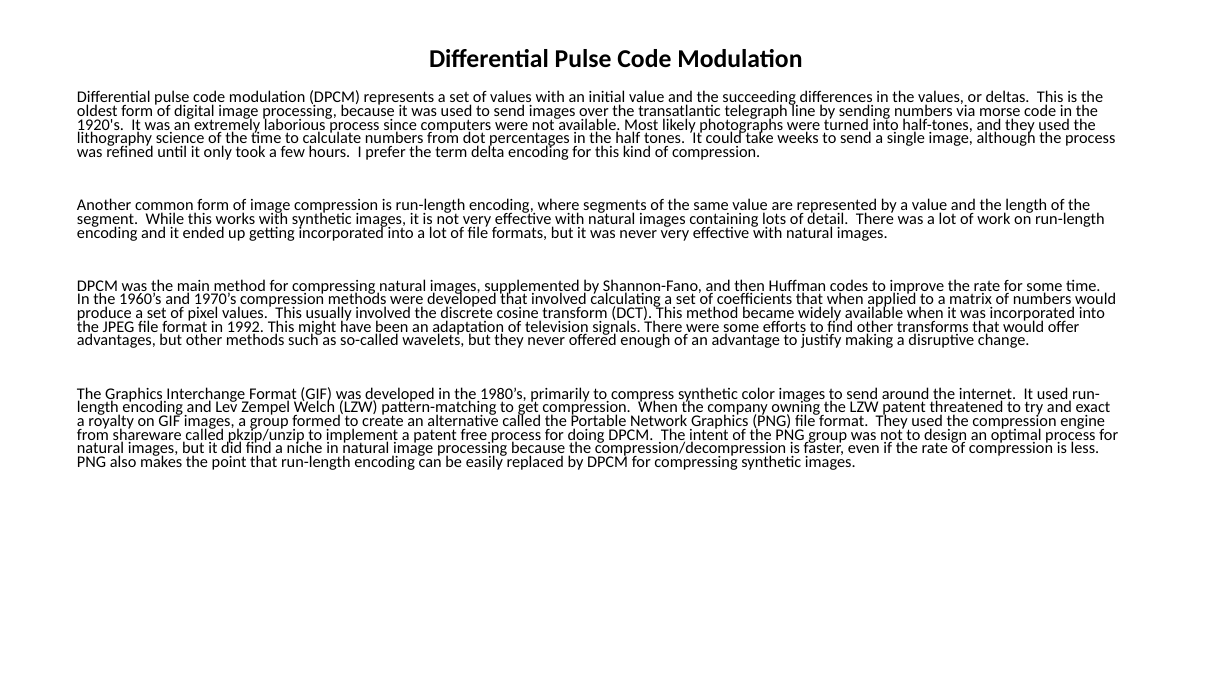
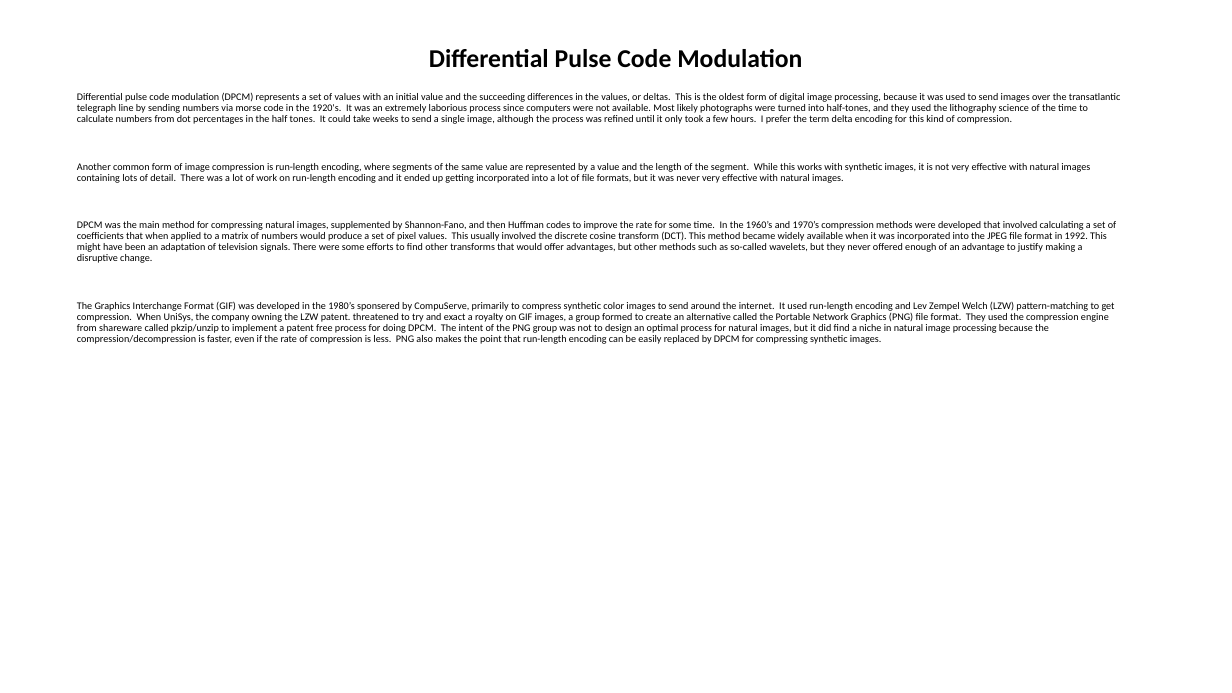
Before and after one commit to bcrow99/DeltaEncoder, a slide deck: slide 1 of Delta.pptx. Drawn at 1232x693 pixels with LibreOffice and Linux fonts; fonts in the diff are those of the drawing. Boxes give left, top, right and bottom in pixels: in the first picture for what was removed or moved away, otherwise in the second. Text is boxed around its words. In the diff, an @@ line names an element or a change of style, - is before the commit and + after.

Commit message:
added a detail

```diff
--- a/Delta.pptx
+++ b/Delta.pptx
@@ text at bbox=[77, 92, 1121, 263]: size 12.7 to 7.9 pt in "Differential pulse code modulation (DPCM) represents a ...", "Another common form of image compression is ...", "DPCM was the main method for compressing ..."; line spacing 0.7 to 0.9 @@
@@ text at bbox=[77, 301, 1115, 344]: text changed; size 12.7 to 7.9 pt @@
-The Graphics Interchange Format (GIF) was developed in the 1980’s, primarily to compress synthetic color images to send around the internet. It used run-length encoding and Lev Zempel Welch (LZW) pattern-matching to get compression. When the company owning the LZW patent threatened to try and exact a royalty on GIF images, a group formed to create an alternative called the Portable Network Graphics (PNG) file format. They used the compression engine from shareware called pkzip/unzip to implement a patent free process for doing DPCM. The intent of the PNG group was not to design an optimal process for natural images, but it did find a niche in natural image processing because the compression/decompression is faster, even if the rate of compression is less. PNG also makes the point that run-length encoding can be easily replaced by DPCM for compressing synthetic images.
+The Graphics Interchange Format (GIF) was developed in the 1980’s sponsered by CompuServe, primarily to compress synthetic color images to send around the internet. It used run-length encoding and Lev Zempel Welch (LZW) pattern-matching to get compression. When UniSys, the company owning the LZW patent. threatened to try and exact a royalty on GIF images, a group formed to create an alternative called the Portable Network Graphics (PNG) file format. They used the compression engine from shareware called pkzip/unzip to implement a patent free process for doing DPCM. The intent of the PNG group was not to design an optimal process for natural images, but it did find a niche in natural image processing because the compression/decompression is faster, even if the rate of compression is less. PNG also makes the point that run-length encoding can be easily replaced by DPCM for compressing synthetic images.
```
Also in this commit, not shown: 1 other slide changed.
